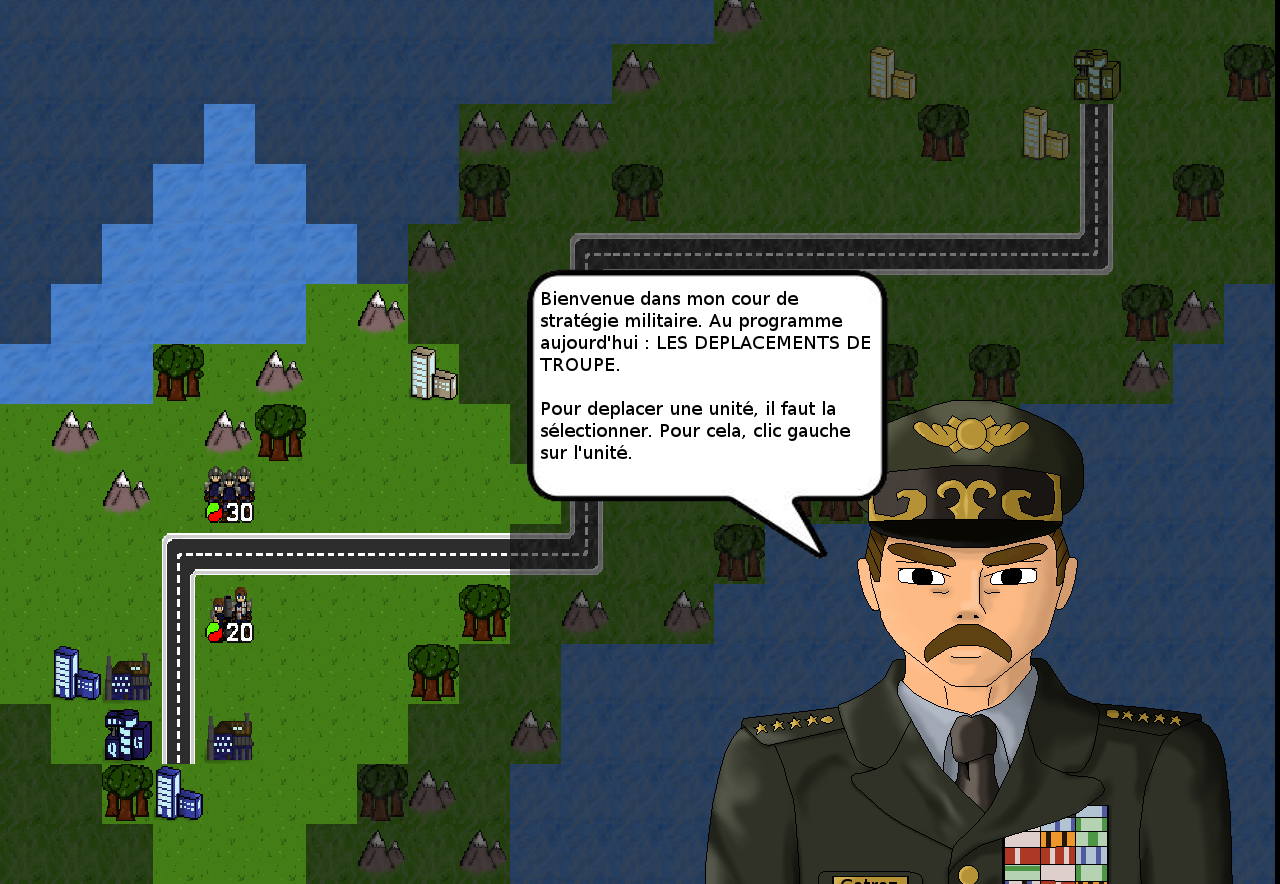
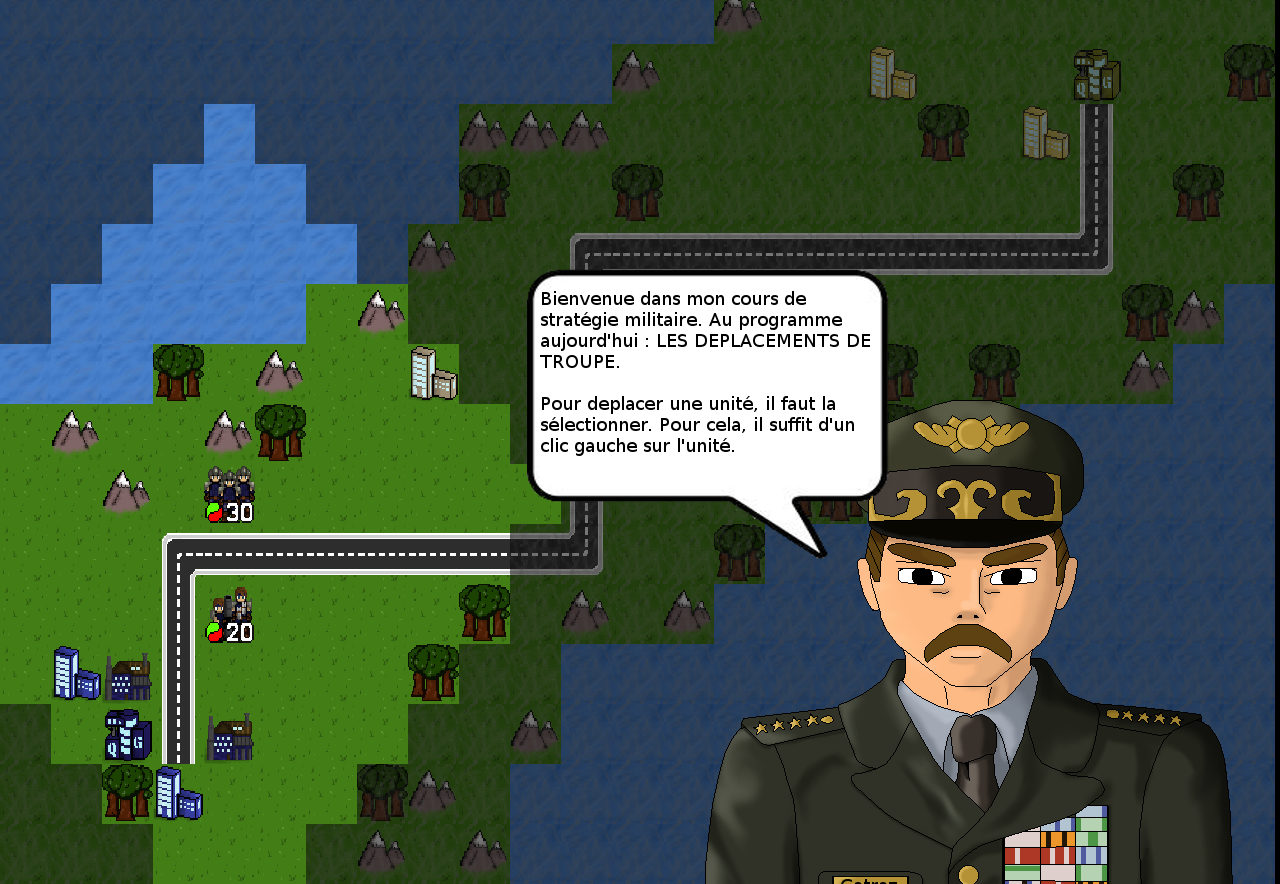
Two versions of the same layered image (1280 x 884). Layer-by-layer changes:
renamed "Bienvenue dans mon cour de str..." to "Bienvenue dans mon cours de st...", painted on it over bbox(540, 291, 870, 459)
